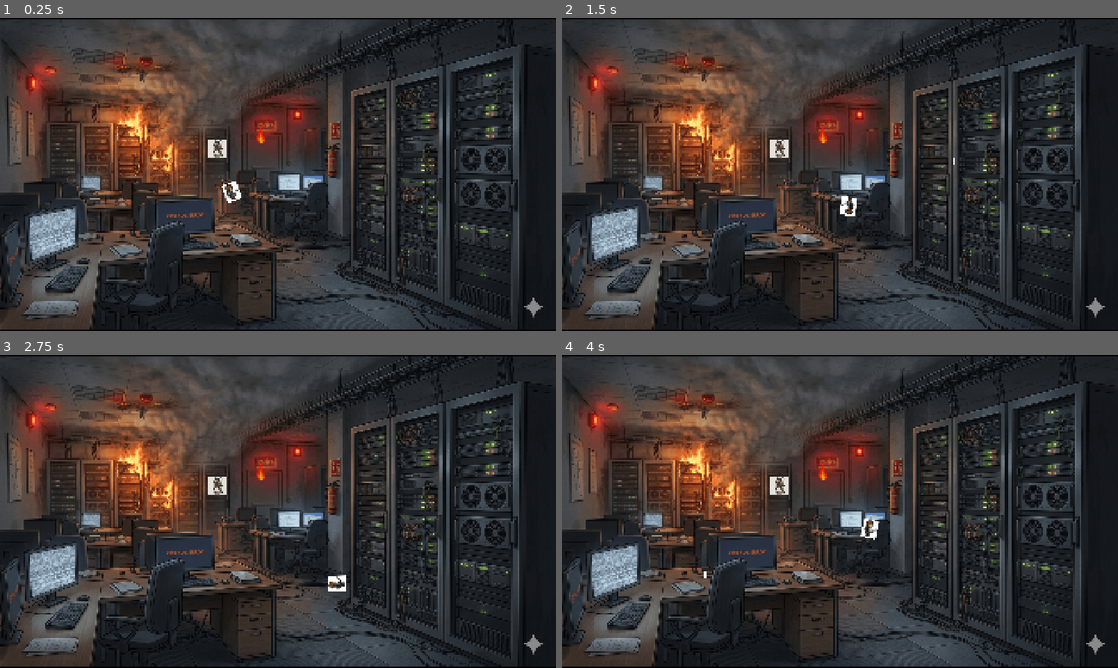
Above: before the commit, frames 1-4 (two rows, left to right).
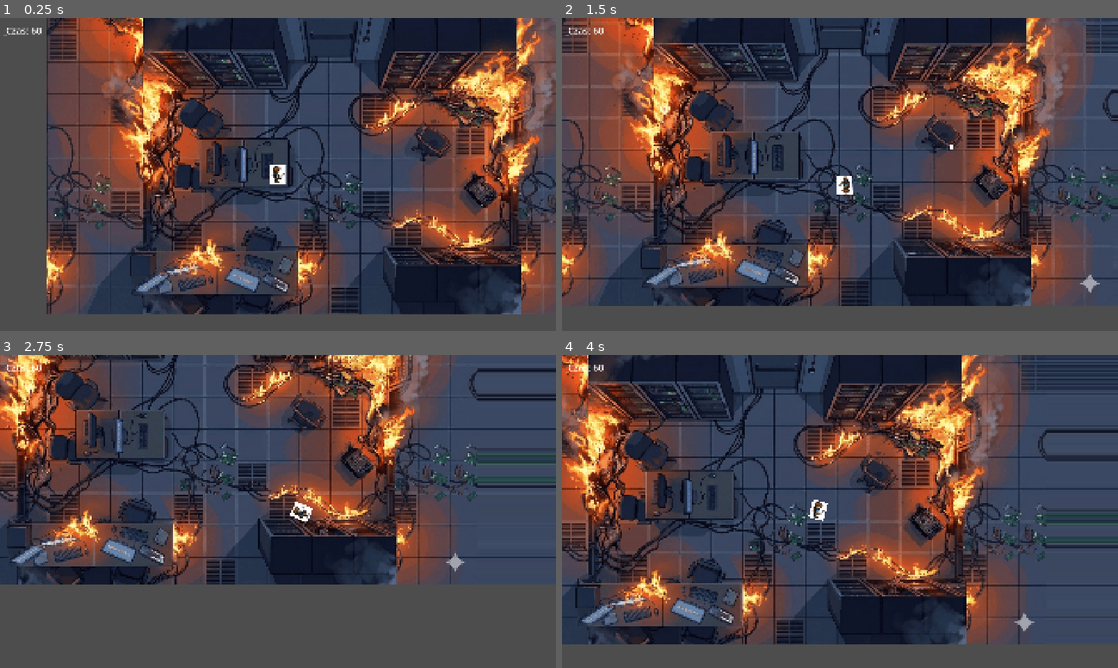
Above: after the commit, the same moments.

Repository: IgnacyO1/SafeServe
Game: Godot game, scene res://scenes/scena_4.tscn
Two runs of this game, one before a commit and one after it. Both use one fixed random seed, a clock stepped at 60 frames per second and the inputs below. This scene is started directly instead of the project's main scene.
Inputs (mouse positions are in pixels of both pictures, inside the frame that each line leads up to):
- Up to frame 1 (0.25 s): no input
- Up to frame 2 (1.5 s): tap Enter (ui_accept) at 0.5, 1.35 s; move the mouse to (962, 158) at 0.52 s; hold Right (ui_right) 0.53-1.28 s; hold Enter (ui_accept) 0.53-1.28 s; tap E at 0.6 s; click (962, 158) at 0.67 s; move the mouse to (728, 190) at 1.27 s; hold Down (ui_down) from 1.28 s (still down)
- Up to frame 3 (2.75 s): tap Enter (ui_accept) at 1.52, 1.82 s; tap E at 1.55, 2.1 s; move the mouse to (333, 442) at 2.02 s; release Down (ui_down) at 2.03 s; hold Right (ui_right) from 2.03 s (still down); hold Enter (ui_accept) from 2.03 s (still down)
- Up to frame 4 (4 s): move the mouse to (812, 574) at 2.77 s; release Right (ui_right) at 2.78 s; release Enter (ui_accept) at 2.78 s; hold Up (ui_up) 2.78-3.53 s; tap E at 2.85 s; click (812, 574) at 2.92 s; tap Enter (ui_accept) at 3.02, 3.32 s; move the mouse to (1006, 558) at 3.52 s; hold Left (ui_left) from 3.53 s (still down); hold Enter (ui_accept) from 3.53 s (still down)

The runs differ from the first frame. In frame 1, 80% of the frame differs, in the area x 0-100%, y 0-100%; in frame 2, 84%; in frame 3, 84%; in frame 4, 87%.

Commit message:
poprawa sceny 4

Diff:
--- a/scenes/scena_4.tscn
+++ b/scenes/scena_4.tscn
@@ -1,10 +1,12 @@
 [gd_scene format=3 uid="uid://d1falslb55lk8"]
 
-[ext_resource type="Texture2D" uid="uid://b5sxuioemhdlp" path="res://assets/graphics/biuro_tlo.png" id="1_7r3tw"]
+[ext_resource type="Script" uid="uid://dswoe13lj06q" path="res://scripts/scena_4.gd" id="1_2a01s"]
+[ext_resource type="Texture2D" uid="uid://djwek02bhrmr2" path="res://assets/graphics/scena4_nowe_tło.png" id="2_2a01s"]
 [ext_resource type="Script" uid="uid://c6mbmeagj8ej3" path="res://scripts/gracz.gd" id="2_axo31"]
 [ext_resource type="Texture2D" uid="uid://dtpdbhovyyl3y" path="res://assets/graphics/gracz_postac.png" id="2_nn3ug"]
-[ext_resource type="Texture2D" uid="uid://bveopmywejl1k" path="res://assets/graphics/ogien.png" id="4_4hk0s"]
+[ext_resource type="PackedScene" uid="uid://dbihrsfmcqb50" path="res://scenes/ogien.tscn" id="5_2a01s"]
 [ext_resource type="Texture2D" uid="uid://ck2eo4n1dfskf" path="res://assets/graphics/npc_1_babcia.png" id="5_wb72h"]
+[ext_resource type="Texture2D" uid="uid://dv254p74neuij" path="res://assets/graphics/czarna_skrzynka.png" id="6_jfl74"]
 
 [sub_resource type="RectangleShape2D" id="RectangleShape2D_nn3ug"]
 size = Vector2(30, 50)
@@ -12,27 +14,26 @@
 [sub_resource type="CircleShape2D" id="CircleShape2D_wb72h"]
 radius = 80.0
 
-[sub_resource type="RectangleShape2D" id="RectangleShape2D_wb72h"]
-size = Vector2(40, 60)
-
 [sub_resource type="RectangleShape2D" id="RectangleShape2D_jfl74"]
 size = Vector2(40, 60)
 
+[sub_resource type="RectangleShape2D" id="RectangleShape2D_2a01s"]
+size = Vector2(40, 30)
+
+[sub_resource type="RectangleShape2D" id="RectangleShape2D_o3ndk"]
+size = Vector2(60, 100)
+
 [node name="Scena4" type="Node2D" unique_id=2111619701]
 position = Vector2(1, 0)
+script = ExtResource("1_2a01s")
 
-[node name="TextureRect" type="TextureRect" parent="." unique_id=1650901090]
-anchors_preset = 15
-anchor_right = 1.0
-anchor_bottom = 1.0
-offset_right = 1920.0
-offset_bottom = 1080.0
-grow_horizontal = 2
-grow_vertical = 2
-texture = ExtResource("1_7r3tw")
-expand_mode = 1
+[node name="Tlo" type="Sprite2D" parent="." unique_id=921566932]
+position = Vector2(6000, 540)
+texture = ExtResource("2_2a01s")
+region_enabled = true
+region_rect = Rect2(0, 0, 12000, 1080)
 
-[node name="Gracz" type="CharacterBody2D" parent="." unique_id=140514501]
+[node name="Gracz" type="CharacterBody2D" parent="." unique_id=140514501 groups=["gracz"]]
 position = Vector2(800, 600)
 script = ExtResource("2_axo31")
 
@@ -50,17 +51,15 @@
 [node name="CollisionShape2D" type="CollisionShape2D" parent="Gracz/StrefaInterakcji" unique_id=1100355702]
 shape = SubResource("CircleShape2D_wb72h")
 
-[node name="Ogien1" type="Area2D" parent="." unique_id=1603805670 groups=["ogien"]]
+[node name="Camera2D" type="Camera2D" parent="Gracz" unique_id=1992300471]
+limit_right = 12000
+position_smoothing_enabled = true
+
+[node name="Ogien1" parent="." unique_id=1433046882 instance=ExtResource("5_2a01s")]
 position = Vector2(900, 400)
 
-[node name="Sprite2D" type="Sprite2D" parent="Ogien1" unique_id=535504743]
-texture = ExtResource("4_4hk0s")
-
-[node name="CollisionShape2D" type="CollisionShape2D" parent="Ogien1" unique_id=1159754879]
-shape = SubResource("RectangleShape2D_wb72h")
-
 [node name="Babcia" type="Area2D" parent="." unique_id=1642988206 groups=["npc"]]
-position = Vector2(750, 450)
+position = Vector2(10500, 450)
 
 [node name="Sprite2D" type="Sprite2D" parent="Babcia" unique_id=450886298]
 texture = ExtResource("5_wb72h")
@@ -68,5 +67,41 @@
 [node name="CollisionShape2D" type="CollisionShape2D" parent="Babcia" unique_id=979457529]
 shape = SubResource("RectangleShape2D_jfl74")
 
+[node name="CzarnaSkrzynka" type="Area2D" parent="." unique_id=249426290 groups=["skrzynka"]]
+position = Vector2(11000, 540)
+
+[node name="Sprite2D" type="Sprite2D" parent="CzarnaSkrzynka" unique_id=7258110]
+texture = ExtResource("6_jfl74")
+
+[node name="CollisionShape2D" type="CollisionShape2D" parent="CzarnaSkrzynka" unique_id=388488661]
+shape = SubResource("RectangleShape2D_2a01s")
+
+[node name="Wyjscie" type="Area2D" parent="." unique_id=30299449 groups=["wyjscie"]]
+position = Vector2(11700, 540)
+
+[node name="Sprite2D" type="Sprite2D" parent="Wyjscie" unique_id=1909869546]
+
+[node name="CollisionShape2D" type="CollisionShape2D" parent="Wyjscie" unique_id=1794796010]
+shape = SubResource("RectangleShape2D_o3ndk")
+
+[node name="HUD" type="CanvasLayer" parent="." unique_id=475091537]
+
+[node name="LabelCzas" type="Label" parent="HUD" unique_id=276333992]
+offset_left = 20.0
+offset_top = 20.0
+offset_right = 144.0
+offset_bottom = 65.0
+theme_override_font_sizes/font_size = 32
+text = "Czas: 60"
+
+[node name="LabelSkrzynka" type="Label" parent="HUD" unique_id=1367786928]
+offset_left = 10.0
+offset_top = 50.0
+offset_right = 50.0
+offset_bottom = 73.0
+text = "\"\""
+
+[node name="Area2D" type="Area2D" parent="." unique_id=875042584]
+
 [connection signal="area_entered" from="Gracz/StrefaInterakcji" to="Gracz" method="_on_area_entered"]
 [connection signal="area_exited" from="Gracz/StrefaInterakcji" to="Gracz" method="_on_area_exited"]
--- a/scripts/gracz.gd
+++ b/scripts/gracz.gd
@@ -1,11 +1,19 @@
 extends CharacterBody2D
+
+@onready var label_skrzynka = get_parent().get_node("HUD/LabelSkrzynka")
+@onready var skrzynka_node = get_parent().get_node("CzarnaSkrzynka")
 
 const SPEED = 250.0
 const POCISK = preload("res://scenes/pocisk.tscn")
+var ma_skrzynke = false
+var przy_npc = null
+
+func _ready():
+	skrzynka_node.visible = false
+	skrzynka_node.get_node("CollisionShape2D").disabled = true
 
 func _physics_process(delta: float) -> void:
 	var direction = Vector2.ZERO
-
 	if Input.is_action_pressed("ui_right"):
 		direction.x += 1
 	if Input.is_action_pressed("ui_left"):
@@ -14,11 +22,12 @@
 		direction.y += 1
 	if Input.is_action_pressed("ui_up"):
 		direction.y -= 1
-
 	if direction != Vector2.ZERO:
 		direction = direction.normalized()
-
-	velocity = direction * SPEED
+	var aktualna_predkosc = SPEED
+	if Input.is_action_pressed("ui_accept"):
+		aktualna_predkosc = SPEED * 1.8
+	velocity = direction * aktualna_predkosc
 	move_and_slide()
 
 func _process(delta: float) -> void:
@@ -36,21 +45,34 @@
 		if event.keycode == KEY_E and event.pressed:
 			if przy_npc != null:
 				print("Zakładasz maskę na: ", przy_npc.name)
+				print("Babcia uratowana! Teraz znajdź czarną skrzynkę!")
 				przy_npc.queue_free()
 				przy_npc = null
-
-
-var przy_npc = null
-
-
+				# Skrzynka pojawia się dopiero teraz
+				skrzynka_node.visible = true
+				skrzynka_node.get_node("CollisionShape2D").disabled = false
+				label_skrzynka.text = "Znajdz czarna skrzynke!"
+			elif not ma_skrzynke:
+				var skrzynki = get_tree().get_nodes_in_group("skrzynka")
+				for s in skrzynki:
+					if global_position.distance_to(s.global_position) < 150:
+						ma_skrzynke = true
+						s.queue_free()
+						print("Podniosles czarna skrzynke!")
+						label_skrzynka.text = "Masz czarna skrzynke!"
 
 func _on_area_exited(area: Area2D) -> void:
 	if area.is_in_group("npc"):
 		przy_npc = null
 
-
 func _on_area_entered(area: Area2D) -> void:
-	print("Weszła strefa: ", area.name)
+	print("Weszla strefa: ", area.name)
 	if area.is_in_group("npc"):
 		przy_npc = area
-		print("Babcia w zasięgu!")
+		print("Babcia w zasiegu!")
+	if area.is_in_group("wyjscie"):
+		if ma_skrzynke:
+			print("WYGRANA! Uciekles z serwerowni!")
+			get_tree().change_scene_to_file("res://scenes/main_menu.tscn")
+		else:
+			print("Nie masz czarnej skrzynki! Wróc po nia!")
Not shown, added: assets/graphics/scena4_nowe_tło.png.import
